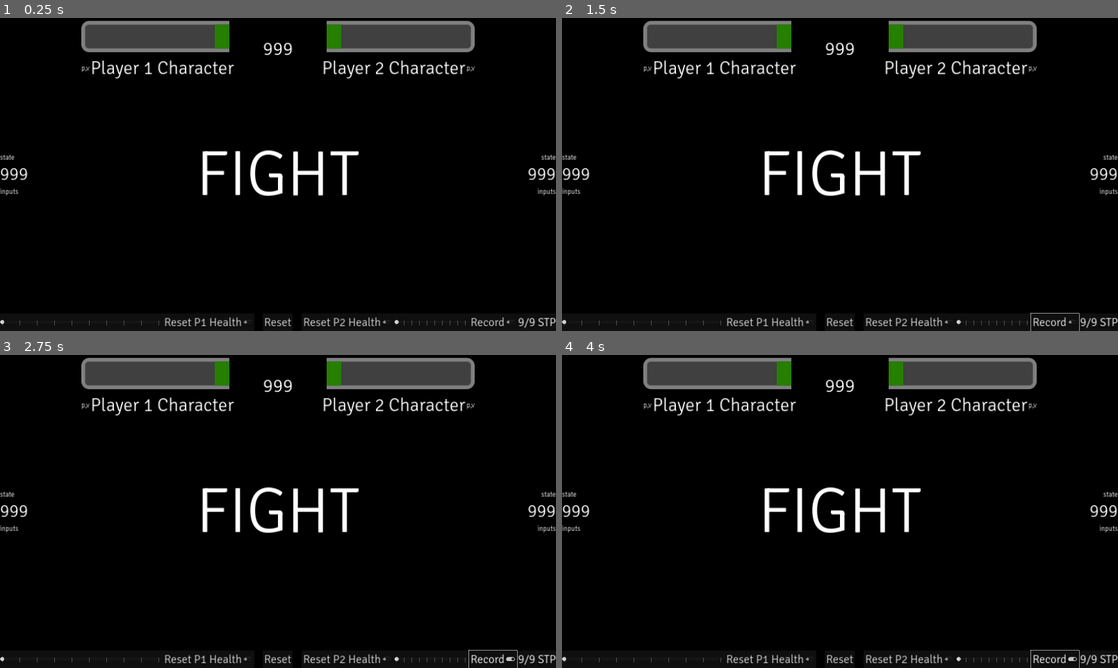
Above: before the commit, frames 1-4 (two rows, left to right).
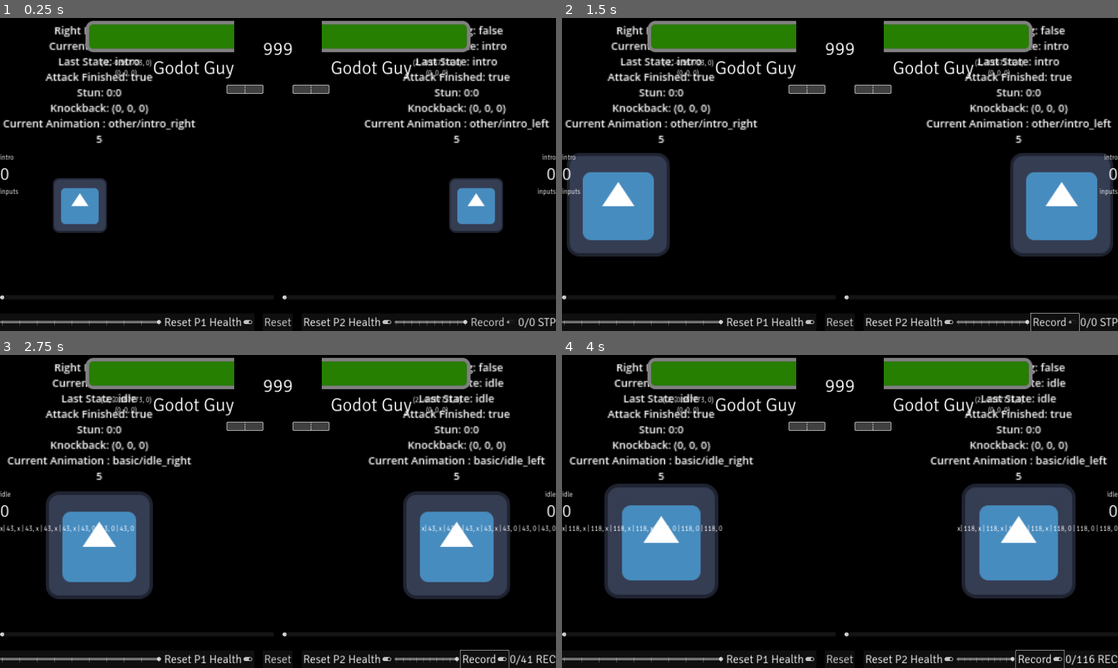
Above: after the commit, the same moments.

Repository: SHyguymoll/FightingGameEngineExampleCharacter
Game: Godot game, scene res://Test Character/TestCharacter.tscn
Two runs of this game, one before a commit and one after it. Both use one fixed random seed, a clock stepped at 60 frames per second and the inputs below. The engine's default icon, where the game draws it, is replaced by a stand-in: a white triangle on a blue panel in a dark square. Sound files missing from this copy of the repository are replaced by a short silence.
Inputs:
- Up to frame 1 (0.25 s): no input
- Up to frame 2 (1.5 s): click "Record" at 0.5 s; click "Record" at 1.25 s
- Up to frame 3 (2.75 s): click "Record" at 2 s
- Up to frame 4 (4 s): tap I (training_replay) at 2.85, 3.6 s

The runs differ from the first frame. In frame 1, 15% of the frame differs, in the area x 0-100%, y 0-99%; in frame 2, 23%; in frame 3, 25%; in frame 4, 27%, in the area x 0-100%, y 0-100%.
Error before the commit: Parse Error: Too many arguments for "try_grab()" call. Expected at most 1 but received 2. (res://GodotGuy/MainScript.gd:985)

Commit message:
try_grab now has constant behavior
always sets stun to -1, kback to Vector3.ZERO, and calls set_state with hurt_grabbed state. Also can do damage as well.

Diff:
--- a/GodotGuy/MainScript.gd
+++ b/GodotGuy/MainScript.gd
@@ -958,12 +958,16 @@
 		handle_damage(attack, true, states.block_air)
 		return false
 
-func try_grab(on_ground : bool) -> bool:
+func try_grab(attack_dmg: float, on_ground : bool) -> bool:
 	if in_crouching_state():
 		return false
 	if on_ground and in_air_state():
 		return false
-	emit_signal(&"grabbed")
+	emit_signal(&"grabbed", player_number)
+	health = max(health - attack_dmg * defense_mult, 1)
+	set_stun(-1)
+	kback = Vector3.ZERO
+	set_state(states.hurt_grabbed)
 	return true
 
 # Only runs when a hitbox is overlapping, return rules explained above
